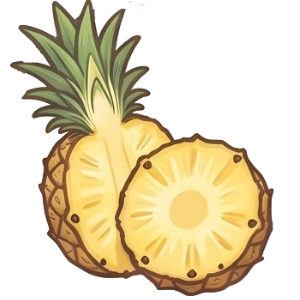
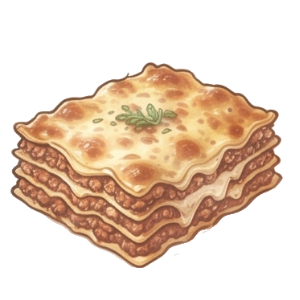
Comparing the layer stacks of the two 300 x 300 images. Changes:
added layer "lasagna" above "California" over (0, 62, 283, 268)
hid "Копия fruits.png #1" over (10, 0, 275, 297)
